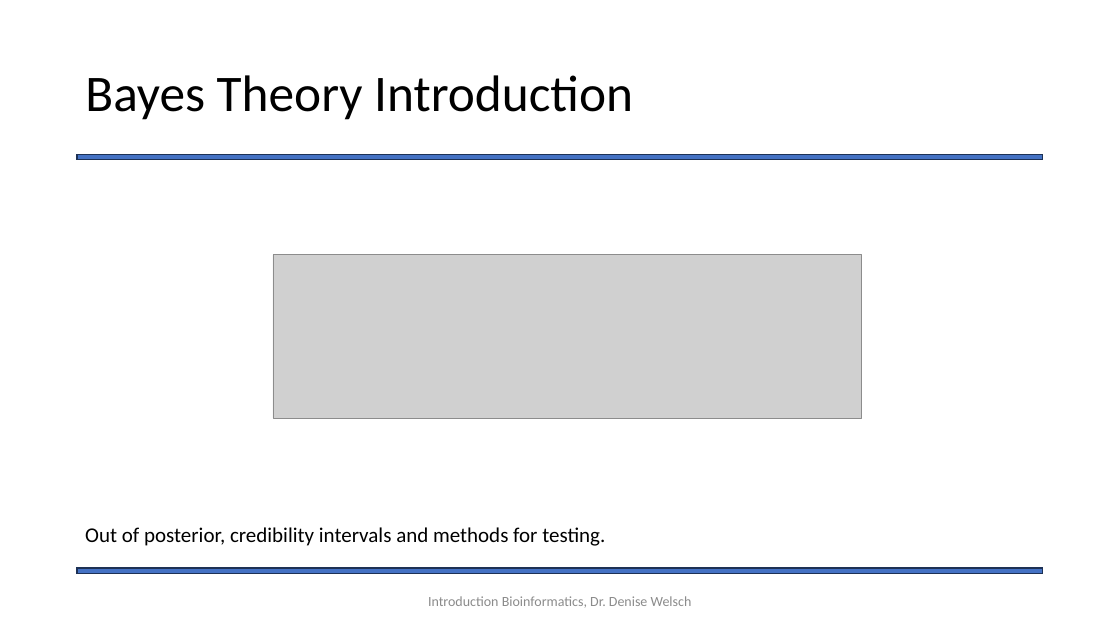
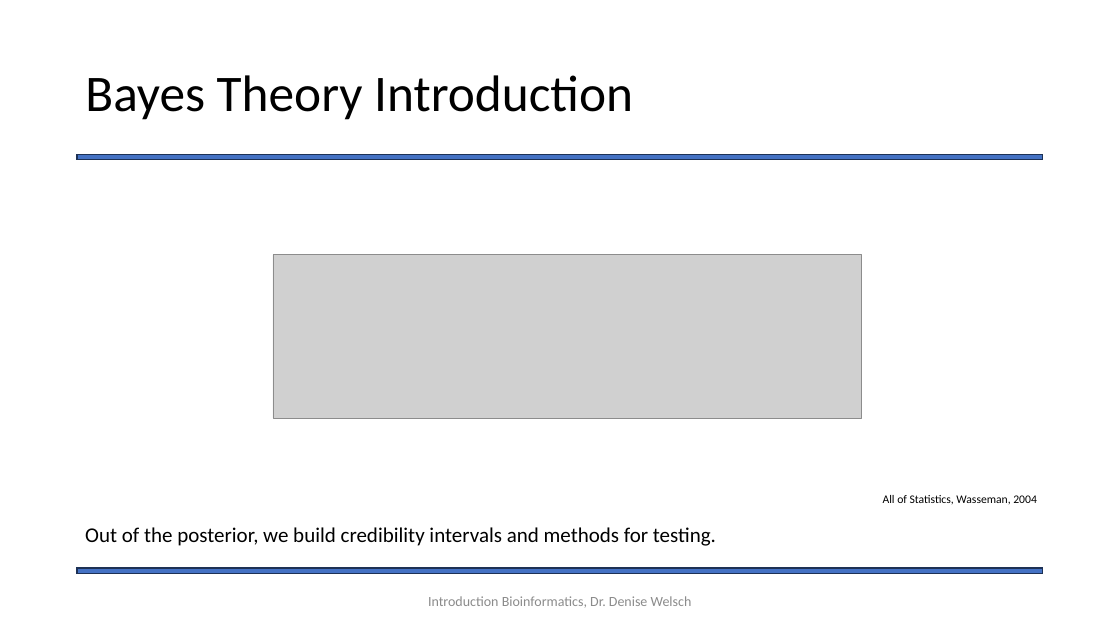
Before and after one commit to Statsomat/BayesTwoProp, a slide deck: slide 10 of documents/Introduction.pptx. Drawn at 1120x630 pixels with LibreOffice and Linux fonts; fonts in the diff are those of the drawing; grey boxes stand for pictures. Boxes give left, top, right and bottom in pixels: in the first picture for what was removed or moved away, otherwise in the second. Text is boxed around its words. In the diff, an @@ line names an element or a change of style, - is before the commit and + after.

```diff
--- a/documents/Introduction.pptx
+++ b/documents/Introduction.pptx
@@ text added at (883, 495, 1037, 504), 10 pt, text #000000 @@
+All of Statistics, Wasseman, 2004
@@ text at (85, 527, 716, 546): text changed @@
-Out of posterior, credibility intervals and methods for testing.
+Out of the posterior, we build credibility intervals and methods for testing.
```
Also in this commit, not shown: 11 other slides changed, 1 other file.
